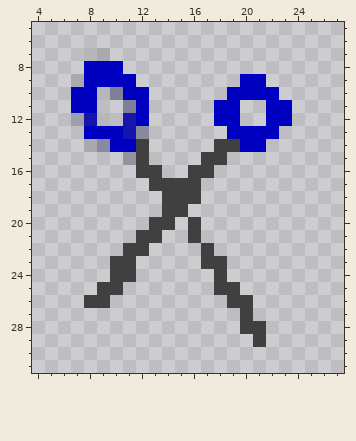
Edited in one commit: pixel-art sprite (RPSAttack.gmx/sprites/images/spr_scissors_0.png). Above, as it was before the edit.
The file is 32x32 pixels. Shown: x 4..27, y 5..31.
Now the later version:
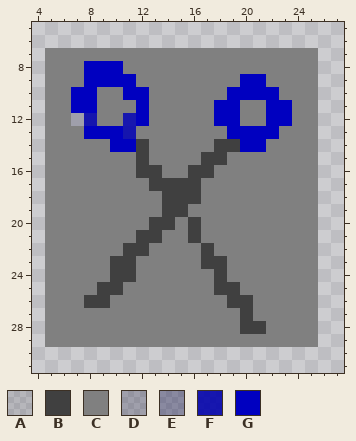
Palette (. is transparent): A #0000151c  B #404040  C #808080  D #00002b39  E #00004055  F #0000abe3  G #0000c0
Change:
@@ x 4..27 @@
  6 ........................
- 7 ....AA..................
- 8 ....GGG.................
- 9 ...AGGGG........GG......
-10 ...GGAEGG......GGGG.....
-11 ...GG..EG.....GG..GG....
-12 ...DFA.FG.....GG..GG....
-13 ....GGGFE......GGGG.....
-14 ....AEGGB.....BBGG......
-15 .......DB....BB.........
-16 ........BB..BB..........
-17 .........BBBB...........
-18 ..........BBB...........
-19 ..........BB............
-20 .........BB.B...........
-21 ........BB..B...........
-22 .......BB....B..........
-23 ......BB.....BB.........
-24 ......BB......B.........
-25 .....BB.......BB........
-26 ....BB.........BB.......
-27 ................B.......
-28 ................BB......
-29 .................B......
+ 7 .CCCCCCCCCCCCCCCCCCCCC..
+ 8 .CCCGGGCCCCCCCCCCCCCCC..
+ 9 .CCCGGGGCCCCCCCCGGCCCC..
+10 .CCGGCCGGCCCCCCGGGGCCC..
+11 .CCGGCCCGCCCCCGGCCGGCC..
+12 .CCDFCCFGCCCCCGGCCGGCC..
+13 .CCCGGGFCCCCCCCGGGGCCC..
+14 .CCCCCGGBCCCCCBBGGCCCC..
+15 .CCCCCCCBCCCCBBCCCCCCC..
+16 .CCCCCCCBBCCBBCCCCCCCC..
+17 .CCCCCCCCBBBBCCCCCCCCC..
+18 .CCCCCCCCCBBBCCCCCCCCC..
+19 .CCCCCCCCCBBCCCCCCCCCC..
+20 .CCCCCCCCBBCBCCCCCCCCC..
+21 .CCCCCCCBBCCBCCCCCCCCC..
+22 .CCCCCCBBCCCCBCCCCCCCC..
+23 .CCCCCBBCCCCCBBCCCCCCC..
+24 .CCCCCBBCCCCCCBCCCCCCC..
+25 .CCCCBBCCCCCCCBBCCCCCC..
+26 .CCCBBCCCCCCCCCBBCCCCC..
+27 .CCCCCCCCCCCCCCCBCCCCC..
+28 .CCCCCCCCCCCCCCCBBCCCC..
+29 .CCCCCCCCCCCCCCCCCCCCC..
 30 ........................
Where, in picture pixels (left, top, right, bottom), the same in both pictures:
changed: (45, 48, 318, 347)
